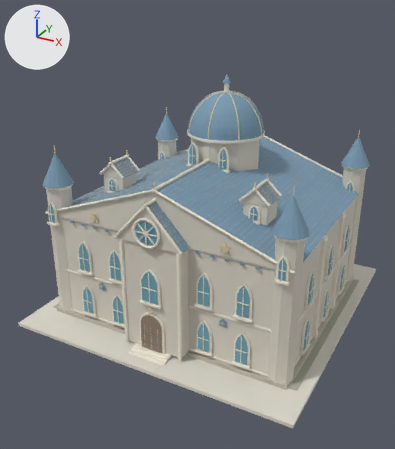
What one commit did to the FBX model Assets/Models/Kingdom/City/Models/ArcaneAcademy_Lv5.fbx.
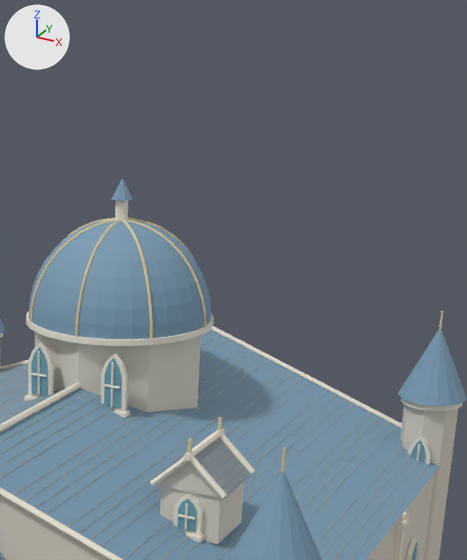
Each version appears first whole from a camera (50 mm lens) standing at (21.27, -41.79, 28.27) and looking at (-0.43, -2.33, 8.54), and next in a close-up on the part from 45% to 94% of the width and 0% to 52% of the height. Lighting does not change. The marker at upper left points along +X, +Y and +Z. The last two pictures show the newer version. Where no turn or scale is listed for an object, it has been applied to the vertices.

The older version as bpy lines, for what is in view:
```python
me_arcaneacademy_lv5_gable_verge_001 = bpy.data.meshes.new('ArcaneAcademy_Lv5 Gable verge.001')
me_arcaneacademy_lv5_gable_verge_001.from_pydata(...)  # 876 vertices, 744 faces; spans x -11.2..11.2, y -11.1..9.9, z 10.2..14.5
me_arcaneacademy_lv5_gable_verge_001.materials.append(mat_trim)  # pale yellow #f0eada
me_arcaneacademy_lv5_roof_dormer_001 = bpy.data.meshes.new('ArcaneAcademy_Lv5 Roof dormer.001')
me_arcaneacademy_lv5_roof_dormer_001.from_pydata(...)  # a box spanning x -7.6..-5.6, y -6.1..-4.1, z 11.6..13.2; a box spanning x 5.6..7.6, y -6.1..-4.1, z 11.6..13.2
me_arcaneacademy_lv5_roof_dormer_001.materials.append(mat_stone)  # pale yellow #dbd5c7
me_arcaneacademy_lv5_roof_surfaces_001 = bpy.data.meshes.new('ArcaneAcademy_Lv5 Roof surfaces.001')
me_arcaneacademy_lv5_roof_surfaces_001.from_pydata(...)  # 104 vertices, 48 faces; spans x -11.2..11.2, y -11.0..9.8, z 10.2..14.4
me_arcaneacademy_lv5_roof_surfaces_001.materials.append(mat_blue)  # blue #799ab2
ob_gable_verge_010 = bpy.data.objects.new('Gable verge.010', me_arcaneacademy_lv5_gable_verge_001)
ob_gable_verge_010.location = (0.0, 0.0, 0.0)
ob_roof_dormer_003 = bpy.data.objects.new('Roof dormer.003', me_arcaneacademy_lv5_roof_dormer_001)
ob_roof_dormer_003.location = (0.0, 0.0, 0.0)
ob_roof_surfaces_015 = bpy.data.objects.new('Roof surfaces.015', me_arcaneacademy_lv5_roof_surfaces_001)
ob_roof_surfaces_015.location = (0.0, 0.0, 0.0)
# also in view: 'Octagonal observatory drum.004' at (0.0, 2.2, 14.05); 'Roof courses.010' at (0.0, -0.6, 12.33); 'Turret spire.002' at (0.0, 0.0, 14.1); 'Main school walls.015' at (0.0, 0.0, 5.4); 'Window frame.015' at (0.0, -0.59, 8.43)
```
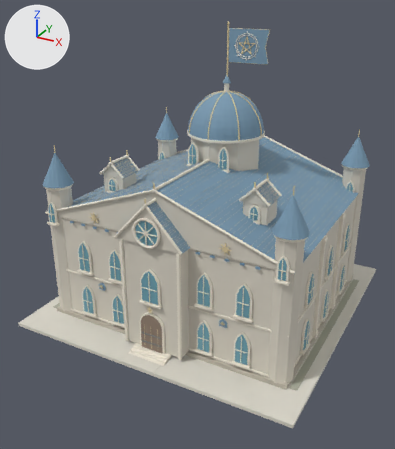
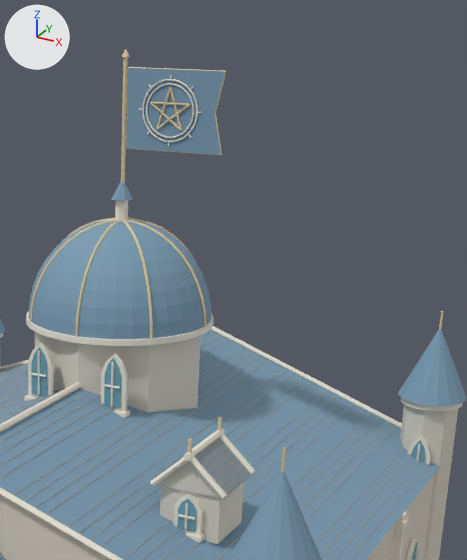
Location of each change, (x1, y1, x2, y2) in pixels of the close-ups (467 x 560 px):
'School icon flag cloth.015', added (blue)
    after: (126, 68, 225, 155)
'School icon flag emblem.030', added
    after: (139, 75, 202, 146)
'School icon flag mast.015', added (beige)
    after: (121, 57, 128, 183)
'School icon flag emblem.031', added (beige)
    after: (150, 87, 190, 131)
'School icon flag hem.015', added
    after: (126, 67, 226, 155)

Edits to the bpy script that builds the scene:
```text
Add mat_white:
    mat_white = principled_material('white')
    mat_white.base_color = (0.902, 0.859, 0.761)  # white #f4eee2
    mat_white.roughness = 0.76
Add me_school_icon_flag_mast_010:
    me_school_icon_flag_mast_010.from_pydata(...)  # 20 vertices, 12 faces; spans x -0.05..0.1, y 2.13..2.27, z 20.83..25.23
    me_school_icon_flag_mast_010.materials.append(mat_gold)  # beige #ddcca1
Add me_school_icon_flag_emblem_020:
    me_school_icon_flag_emblem_020.from_pydata(...)  # 100 vertices, 80 faces; spans x 1.04..2.55, y 2.1..2.31, z 22.88..24.31
    me_school_icon_flag_emblem_020.materials.append(mat_gold)  # beige #ddcca1
Add me_school_icon_flag_emblem_019:
    me_school_icon_flag_emblem_019.from_pydata(...)  # 2112 vertices, 1664 faces; spans x 0.62..2.96, y 2.11..2.3, z 22.36..24.7
    me_school_icon_flag_emblem_019.materials.append(mat_white)  # white #f4eee2
Add me_school_icon_flag_hem_010:
    me_school_icon_flag_hem_010.from_pydata(...)  # 54 vertices, 40 faces; spans x 0.12..3.77, y 2.17..2.23, z 22.16..24.9
    me_school_icon_flag_hem_010.materials.append(mat_gold)  # beige #ddcca1
Add me_school_icon_flag_cloth_010:
    me_school_icon_flag_cloth_010.from_pydata([(0.14, 2.17, 22.18), (3.74, 2.17, 22.18), (3.44, 2.17, 23.53), (3.74, 2.17, 24.88), (0.14, 2.17, 24.88), (0.14, 2.23, 22.18), (3.74, 2.23, 22.18), (3.44, 2.23, 23.53), (3.74, 2.23, 24.88), (0.14, 2.23, 24.88)], [], [(4, 3, 2, 1, 0), (5, 6, 7, 8, 9), (0, 1, 6, 5), (1, 2, 7, 6), (2, 3, 8, 7), (3, 4, 9, 8), (4, 0, 5, 9)])
    me_school_icon_flag_cloth_010.materials.append(mat_blue)  # blue #799ab2
Add ob_school_icon_flag_mast_015:
    ob_school_icon_flag_mast_015 = bpy.data.objects.new('School icon flag mast.015', me_school_icon_flag_mast_010)
    ob_school_icon_flag_mast_015.location = (0.0, 0.0, 0.0)
Add ob_school_icon_flag_emblem_031:
    ob_school_icon_flag_emblem_031 = bpy.data.objects.new('School icon flag emblem.031', me_school_icon_flag_emblem_020)
    ob_school_icon_flag_emblem_031.location = (0.0, 0.0, 0.0)
Add ob_school_icon_flag_emblem_030:
    ob_school_icon_flag_emblem_030 = bpy.data.objects.new('School icon flag emblem.030', me_school_icon_flag_emblem_019)
    ob_school_icon_flag_emblem_030.location = (0.0, 0.0, 0.0)
Add ob_school_icon_flag_hem_015:
    ob_school_icon_flag_hem_015 = bpy.data.objects.new('School icon flag hem.015', me_school_icon_flag_hem_010)
    ob_school_icon_flag_hem_015.location = (0.0, 0.0, 0.0)
Add ob_school_icon_flag_cloth_015:
    ob_school_icon_flag_cloth_015 = bpy.data.objects.new('School icon flag cloth.015', me_school_icon_flag_cloth_010)
    ob_school_icon_flag_cloth_015.location = (0.0, 0.0, 0.0)
```
